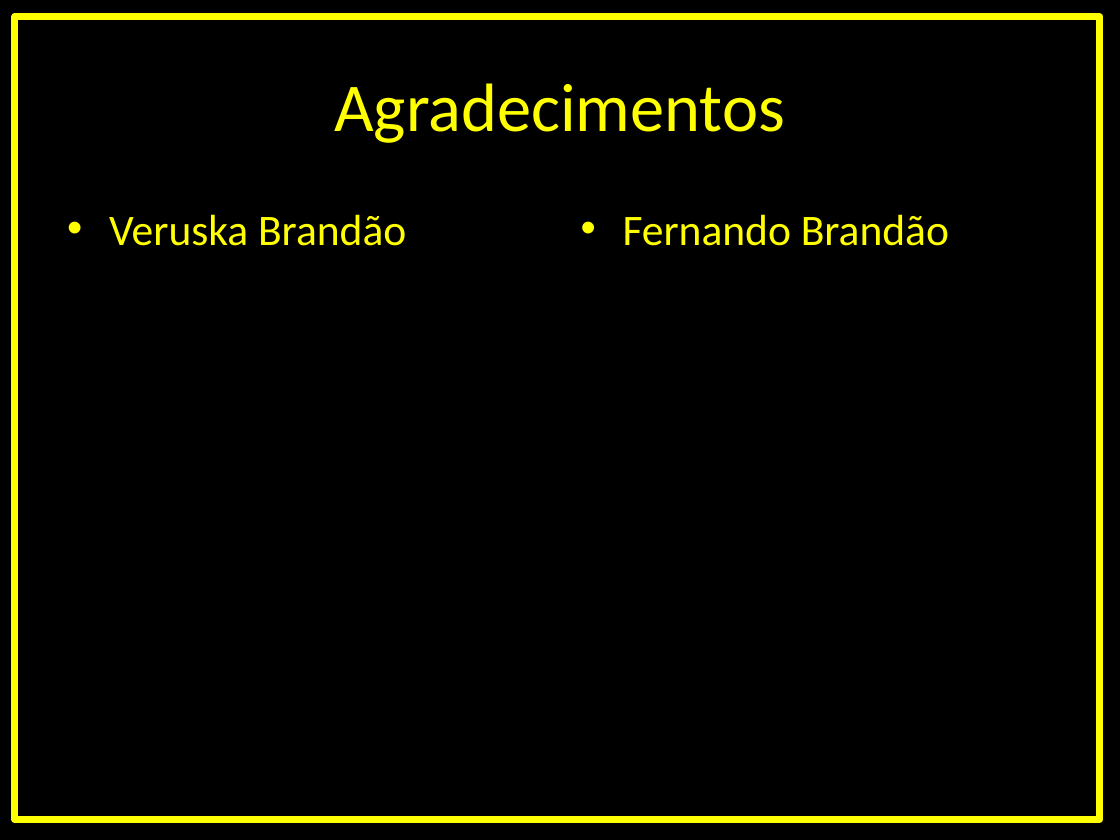
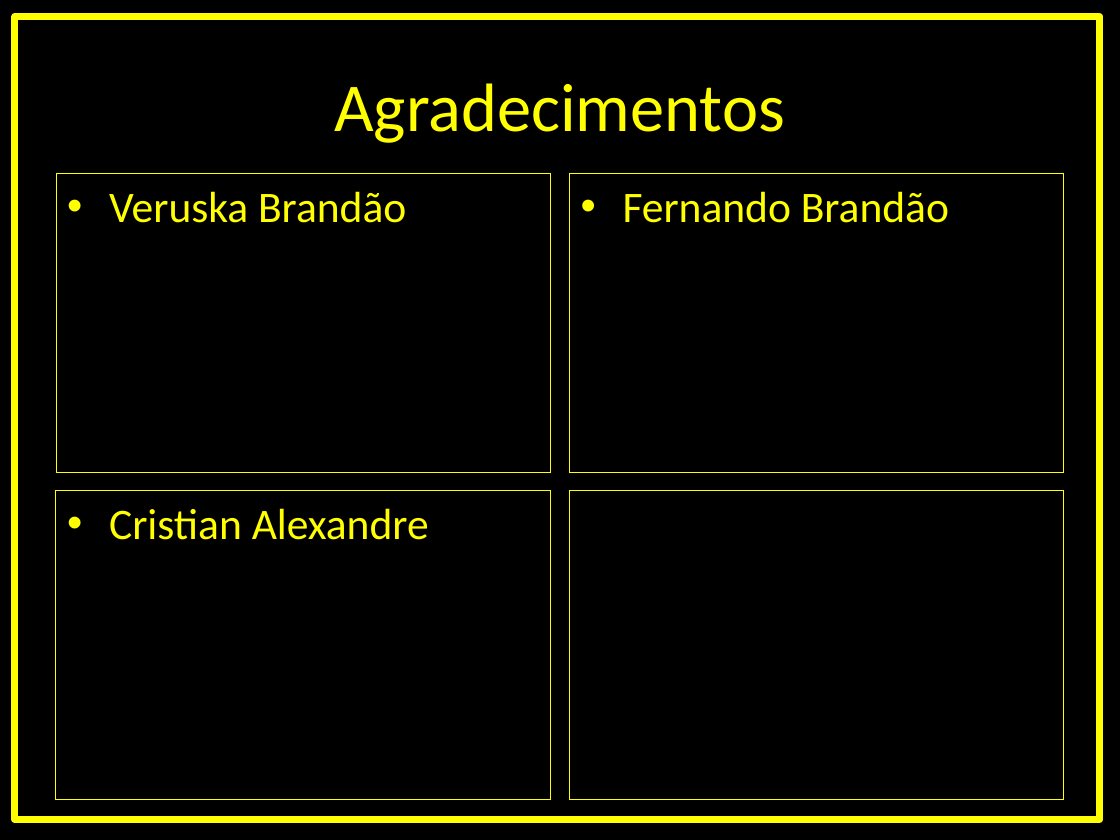
Before and after one commit to gui-brandao-silva/BRANDS, a slide deck: slide 9 of Apresentação BRANDS.pptx. Drawn at 1120x840 pixels with LibreOffice and Linux fonts; fonts in the diff are those of the drawing. Boxes give left, top, right and bottom in pixels: in the first picture for what was removed or moved away, otherwise in the second. Text is boxed around its words. In the diff, an @@ line names an element or a change of style, - is before the commit and + after.

```diff
--- a/Apresentação BRANDS.pptx
+++ b/Apresentação BRANDS.pptx
@@ text "Veruska Brandão": place and size @@
-text "Veruska Brandão" at [109,214,406,246]
+text "Veruska Brandão" at [56,174,551,473]
@@ text "Veruska Brandão" at [56,174,551,473]: outline none to #FFFF00 0.75 pt @@
@@ text "Fernando Brandão" at [569,174,1064,473]: outline none to #FFFF00 0.75 pt @@
@@ text "Fernando Brandão": place and size @@
-text "Fernando Brandão" at [623,214,949,246]
+text "Fernando Brandão" at [569,174,1064,473]
@@ rectangle added at [56,491,551,800], outline #FFFF00 0.75 pt, 28 pt, text #FFFF00 @@
+• Cristian Alexandre
@@ rectangle added at [569,491,1064,800], outline #FFFF00 0.75 pt @@
```
Also in this commit, not shown: 5 other slides changed, 2 other files.
